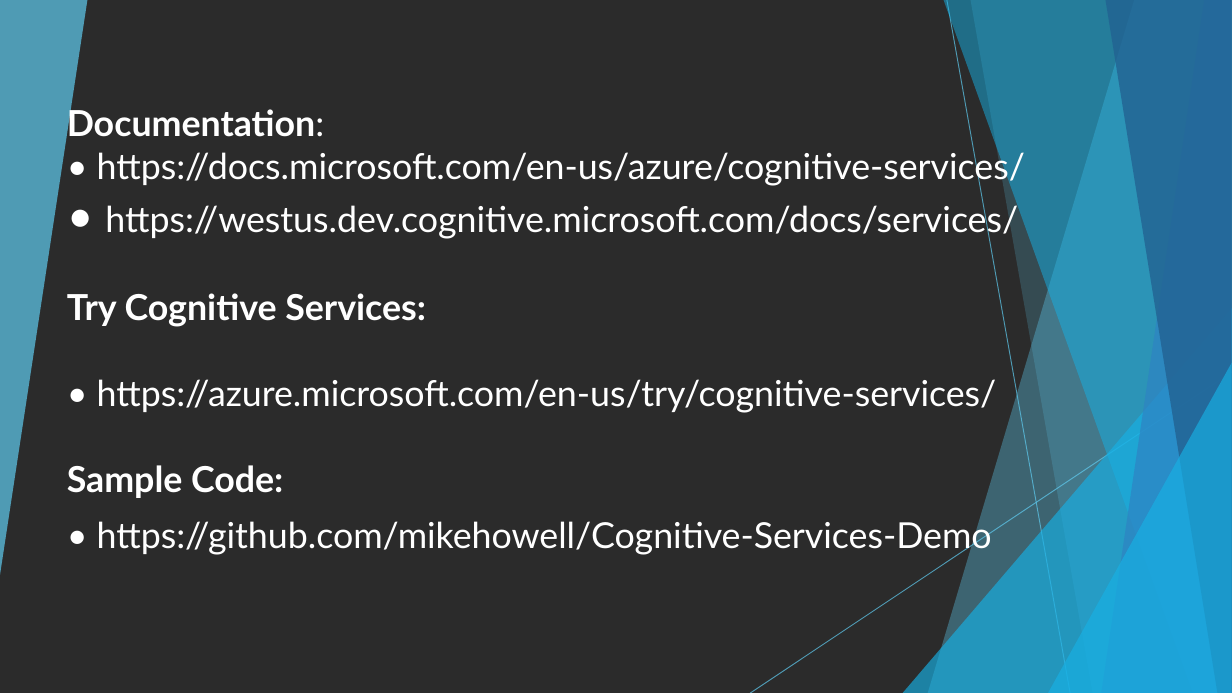
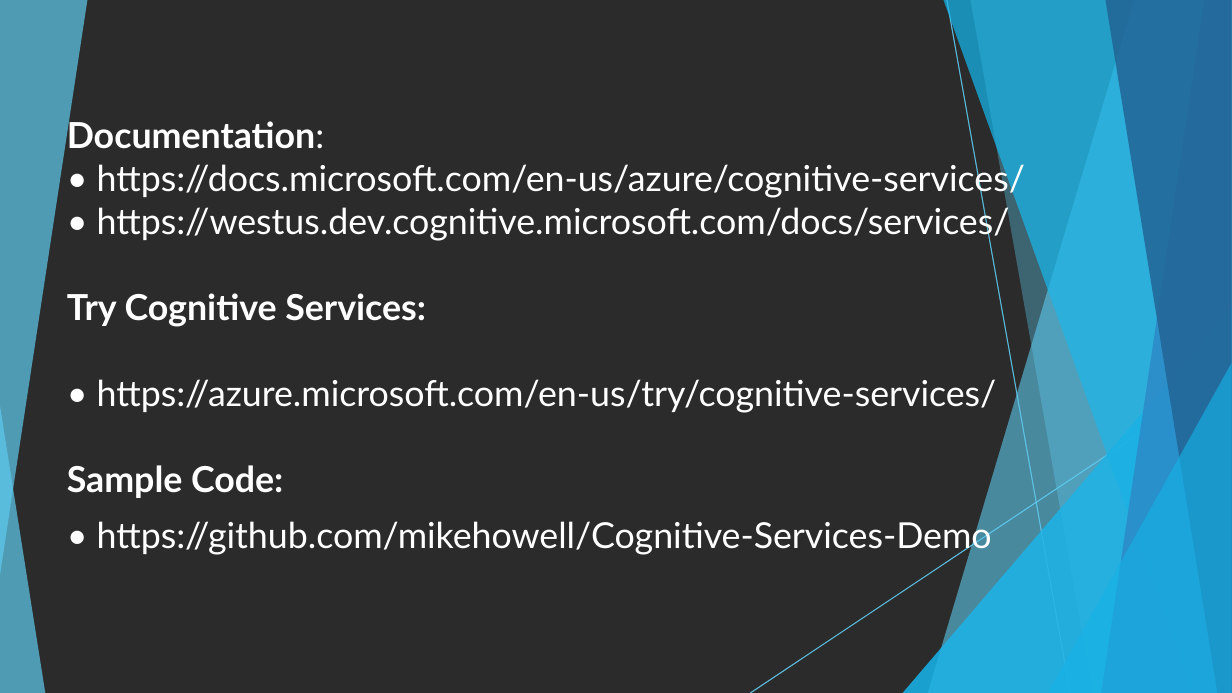
Before and after one commit to mikehowell/Cognitive-Services-Demo, a slide deck: slide 15 of Azure Cognitive Services.pptx. Drawn at 1232x693 pixels with LibreOffice and Linux fonts; fonts in the diff are those of the drawing; background and template pictures are left out; a plain dark background stands for a picture behind light text. Boxes give left, top, right and bottom in pixels: in the first picture for what was removed or moved away, otherwise in the second. Text is boxed around its words. In the diff, an @@ line names an element or a change of style, - is before the commit and + after.

```diff
--- a/Azure Cognitive Services.pptx
+++ b/Azure Cognitive Services.pptx
@@ title at [67, 117, 1025, 498]: size 36 to 27.9 pt in "•" @@
@@ group added at [750, 0, 1232, 693]: 5 freeform shapes, 2 lines, 2 triangles @@
@@ triangle added at [0, 406, 45, 693], fill #5FCBEF at 70% opacity @@
```
Also in this commit, not shown: 11 other slides changed.
